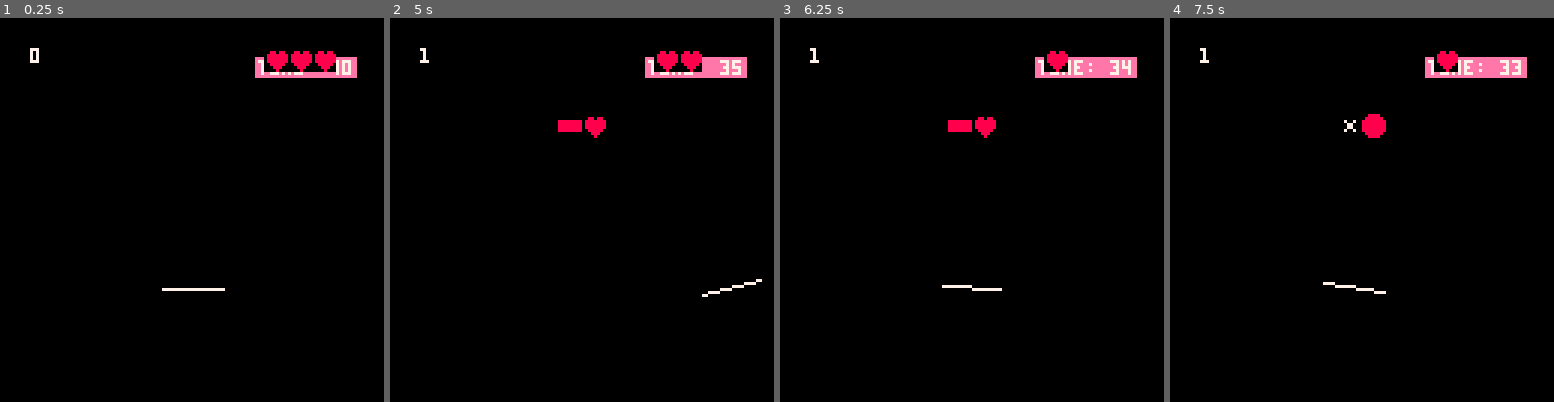
Above: before the commit, frames 1-4 (left to right).
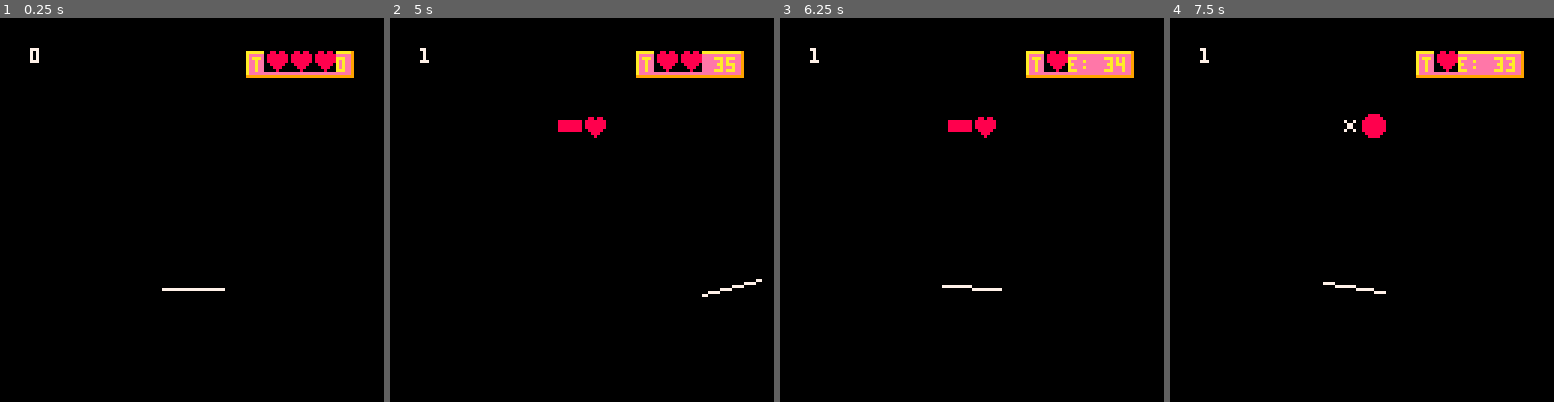
Above: after the commit, the same moments.

Repository: Acedio/jest
Game: PICO-8 cartridge game.p8
Two runs of this game, one before a commit and one after it. Both use one fixed random seed, a clock stepped at 60 frames per second and the inputs below.
Inputs:
- Up to frame 1 (0.25 s): no input
- Up to frame 2 (5 s): tap O (Z key) at 0.33, 0.7, 1.43, 2.22, 3.1, 3.98, 4.87 s; tap X (X key) at 1.07, 2.07, 2.4, 2.73, 3.07, 3.4, 3.73, 4.07, 4.4, 4.73 s; hold Left 1.97-2.37 s; hold Right 2.87-3.53 s; hold Right 4.13-4.53 s
- Up to frame 3 (6.25 s): tap X (X key) every 0.33 s from 5.07 to 6.07 s; hold Left 5.13-5.8 s; tap O (Z key) at 5.75 s; hold Left from 6.23 s (still down)
- Up to frame 4 (7.5 s): tap X (X key) every 0.33 s from 6.4 to 7.4 s; release Left at 6.63 s; tap O (Z key) at 6.63 s; hold Right from 7.13 s (still down)

The runs differ from the first frame. In frame 1, 0.8% of the frame differs, in the area x 64-93%, y 8-16%; in frame 2, 1.0%; in frame 3, 1.2%; in frame 4, 1.2%.

Commit message:
Updating UI

Diff:
--- a/game_lib.lua
+++ b/game_lib.lua
@@ -344,6 +344,8 @@
       for i=1,state.health do
         spr(73,85+i*8,20)
       end
-      rectfill(85, 13, 118, 19, 14)
-      print("time: " .. state.time_limit - state.counter\30, 86, 14, 7)
-    end
+      rectfill(82, 11, 117, 19, 9)
+      rectfill(82, 11, 116, 18, 10)
+      rectfill(83, 12, 116, 18, 14)
+      print("time: " .. state.time_limit - state.counter\30, 84, 13, 10)
+    end
